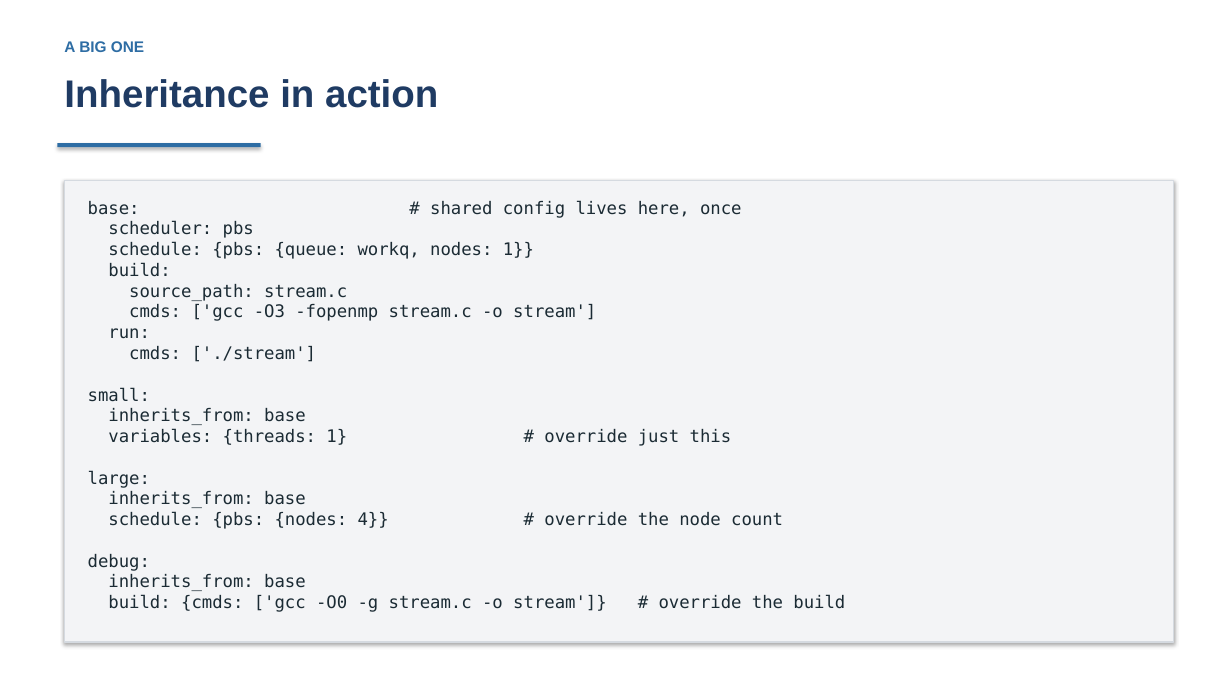
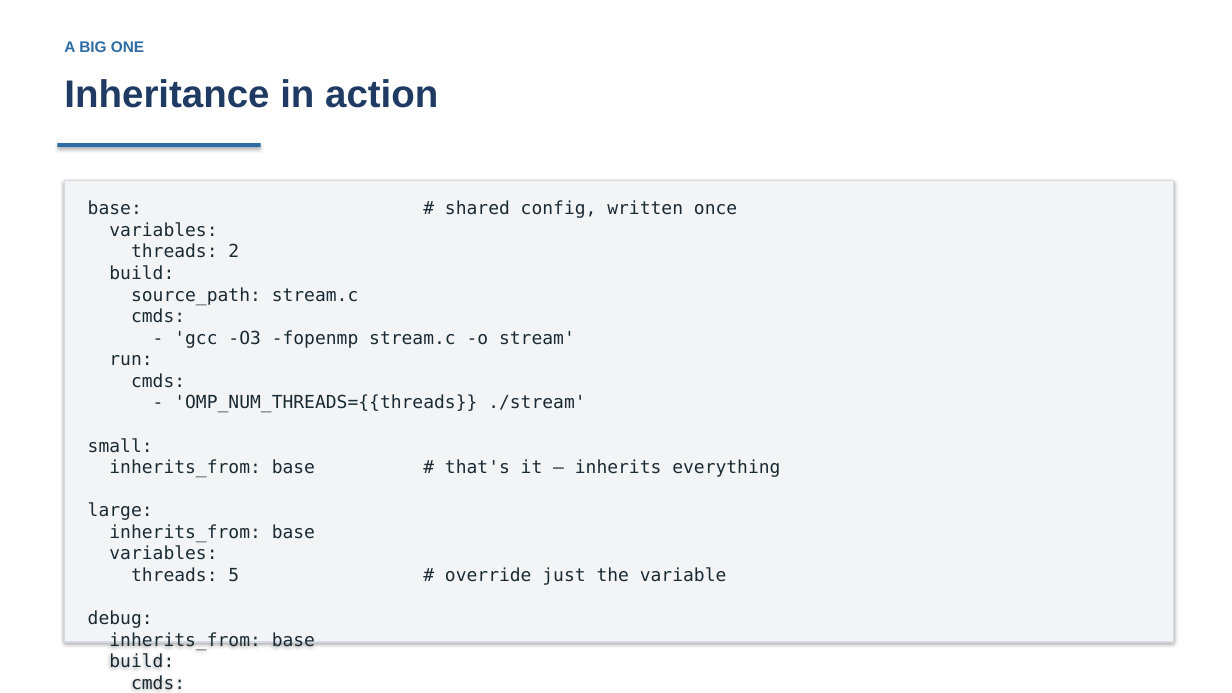
Before and after one commit to curtisecombsjr/pavilion-workshop, a slide deck: slide 12 of pavilion-workshop.pptx. Drawn at 1232x693 pixels with LibreOffice and Linux fonts; fonts in the diff are those of the drawing. Boxes give left, top, right and bottom in pixels: in the first picture for what was removed or moved away, otherwise in the second. Text is boxed around its words. In the diff, an @@ line names an element or a change of style, - is before the commit and + after.

```diff
--- a/pavilion-workshop.pptx
+++ b/pavilion-workshop.pptx
@@ text in rectangle at [88, 200, 737, 258]: text changed; size 13.5 to 14 pt @@
-base: # shared config lives here, once
-scheduler: pbs
-schedule: {pbs: {queue: workq, nodes: 1}}
+base: # shared config, written once
+variables:
+threads: 2
@@ text in rectangle at [88, 265, 359, 651]: size 13.5 to 14 pt in "build:", "source_path: stream.c", "run:", "small:" and 4 more places @@
@@ text in rectangle at [131, 308, 575, 348]: text changed; size 13.5 to 14 pt @@
-cmds: ['gcc -O3 -fopenmp stream.c -o stream']
+cmds:
+- 'gcc -O3 -fopenmp stream.c -o stream'
@@ text in rectangle at [131, 373, 585, 413]: text changed; size 13.5 to 14 pt @@
-cmds: ['./stream']
+cmds:
+- 'OMP_NUM_THREADS={{threads}} ./stream'
@@ text in rectangle at [109, 459, 780, 478]: text changed; size 13.5 to 14 pt @@
-inherits_from: base
-variables: {threads: 1} # override just this
+inherits_from: base # that's it — inherits everything
@@ text in rectangle at [109, 545, 727, 585]: text changed; size 13.5 to 14 pt @@
-schedule: {pbs: {nodes: 4}} # override the node count
+variables:
+threads: 5 # override just the variable
@@ text in rectangle at [108, 595, 845, 612]: text changed; size 13.5 to 14 pt @@
-build: {cmds: ['gcc -O0 -g stream.c -o stream']} # override the build
+build:
+cmds:
+- 'gcc -O3 -fopenmp -fsanitize=address stream.c -o stream' # override the build
```
Also in this commit, not shown: 1 other file.
